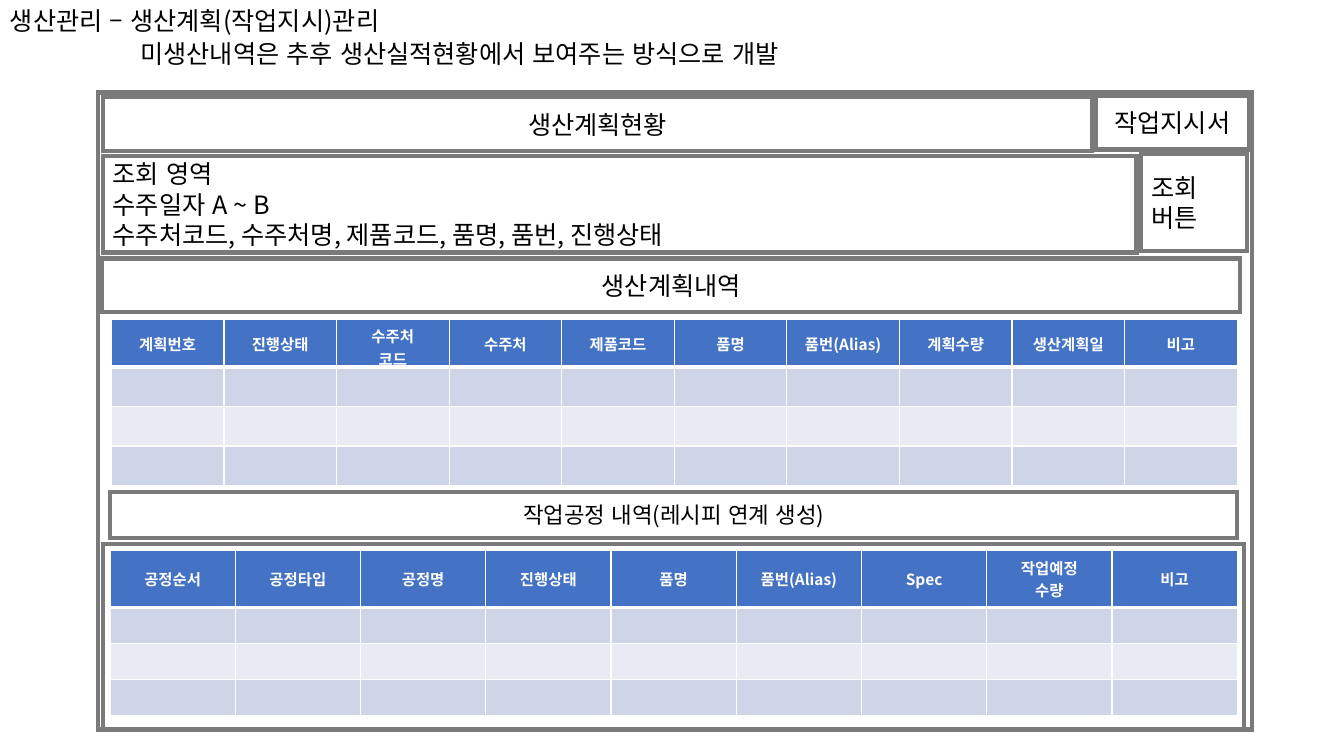
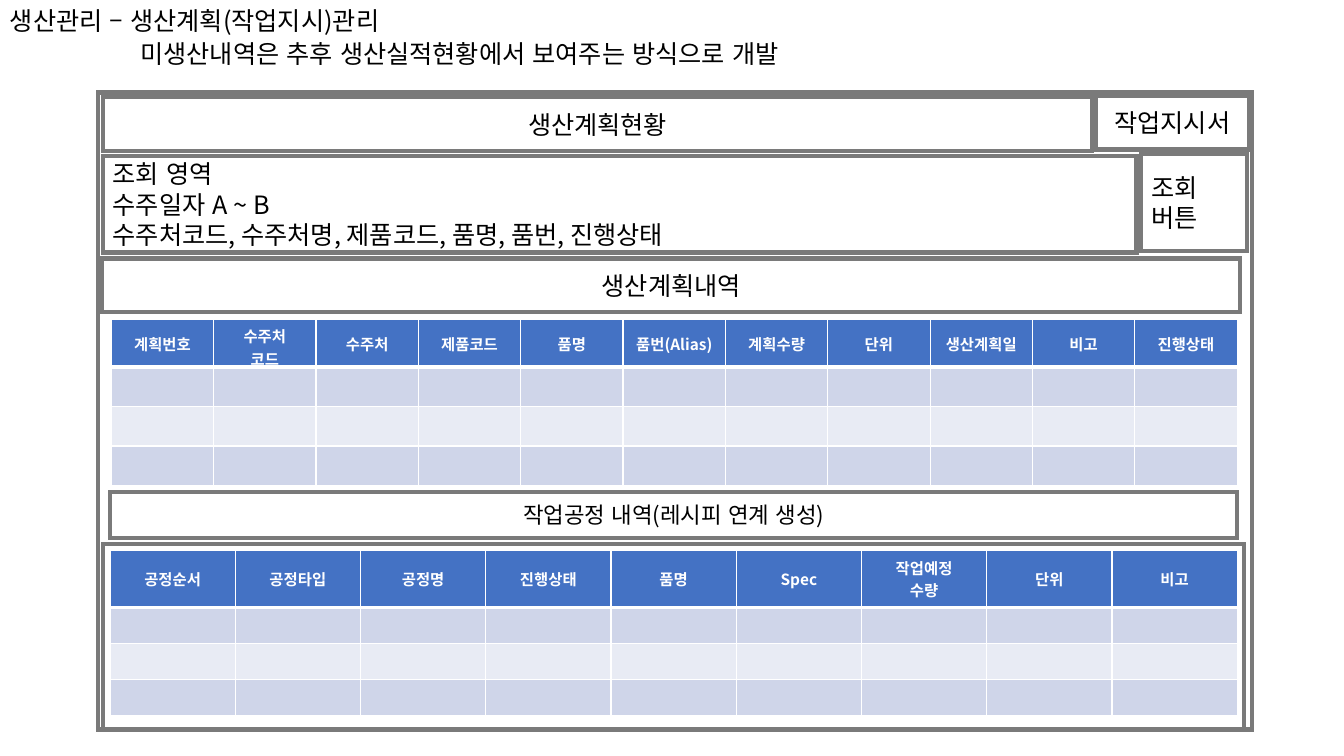
Before and after one commit to QYnote/MES, a slide deck: slide 14 of 00. 설계/UI 설계.pptx (slide 10 before the commit). Drawn at 1344x756 pixels with LibreOffice and Linux fonts; fonts in the diff are those of the drawing. Boxes give left, top, right and bottom in pixels: in the first picture for what was removed or moved away, otherwise in the second. Text is boxed around its words. In the diff, an @@ line names an element or a change of style, - is before the commit and + after.

Commit message:
2022-05-05 Update01 1. Table Info_CategoryGroup 추가 2. UI설계 : 기초정보 추가, 실적등록 수정 3. 개발프로세스 : 진행사항 작성 4. UI작업 : 종합코드관리, 거래처정보관리, 자재정보관리 5. POP_Product0,1,2 -> POP_Product 통합 6. Main화면 신규화면 연동

```diff
--- a/00. 설계/UI 설계.pptx
+++ b/00. 설계/UI 설계.pptx
@@ table at [111, 320, 1242, 485] @@
-column 2: 진행상태 |  |  | 
+column 8: 단위 |  |  | 
+column 11: 진행상태 |  |  | 
@@ table at [110, 551, 1235, 716] @@
-row 1: 공정순서 | 공정타입 | 공정명 | 진행상태 | 품명 | 품번(Alias) | Spec | 작업예정 / 수량 | 비고
+row 1: 공정순서 | 공정타입 | 공정명 | 진행상태 | 품명 | Spec | 작업예정 / 수량 | 단위 | 비고
```
Also in this commit, not shown: 1 other slide changed, 7 slides added, 19 other files.
